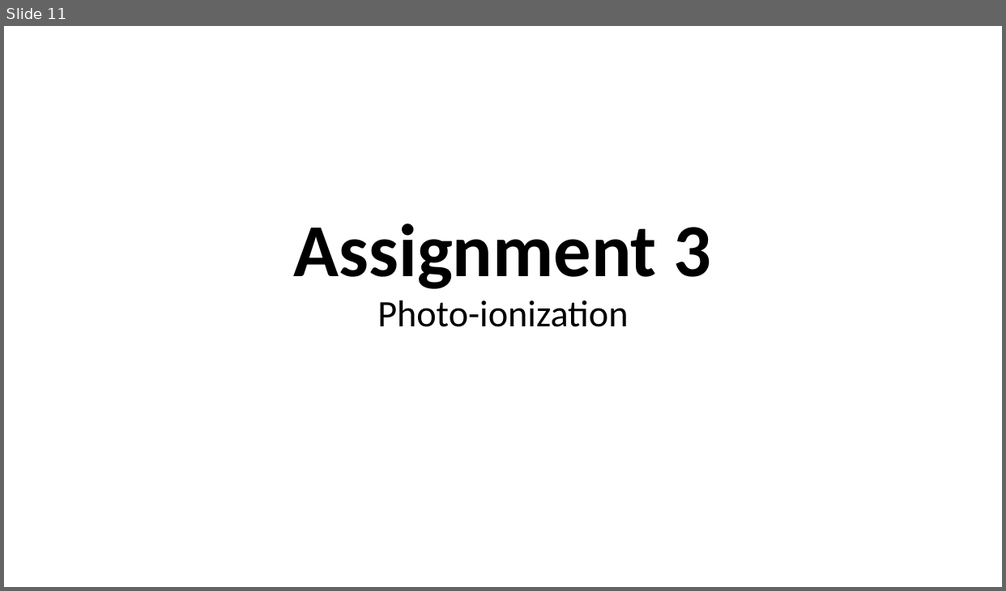
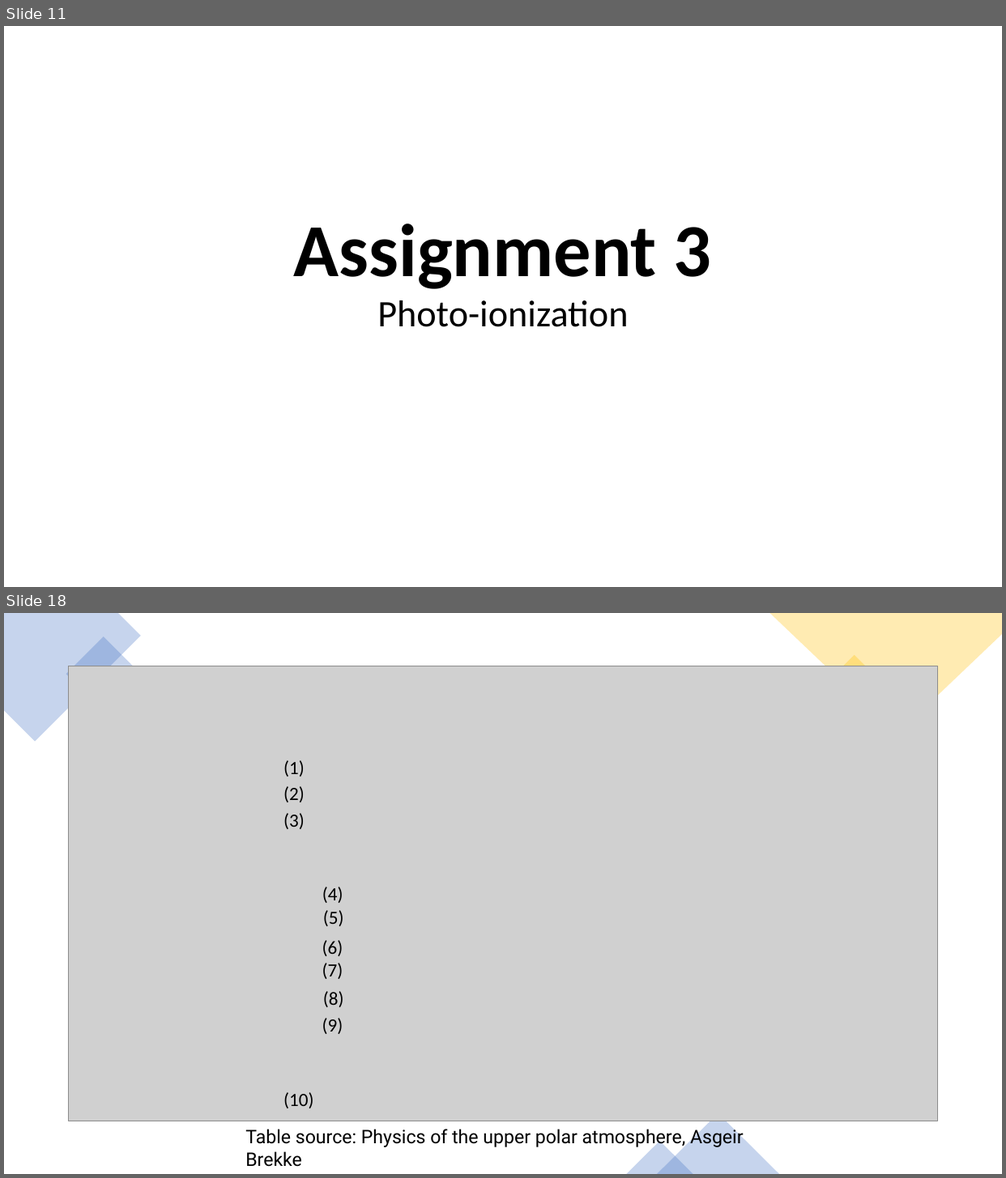
Before and after one commit to tva050/FYS-3003, a slide deck: exam.pptx. Shown one above the other, each under a label of ours: slide 11 before the commit, slides 11 and 18 after it; the slides between them are not shown. The pictures are 1006x591 and 1006x1178 pixels, drawn with LibreOffice and Linux fonts; fonts in the diff are those of the drawing; grey boxes stand for pictures. Boxes give left, top, right and bottom in pixels: in the first picture for what was removed or moved away, otherwise in the second. Text is boxed around its words. In the diff, an @@ line names an element or a change of style, - is before the commit and + after.

```diff
--- a/exam.pptx
+++ b/exam.pptx
@@ slide 18 added at <box>4,613,1002,1174</box>, background #FFFFFF @@
@@ freeform shape added at <box>4,613,141,742</box>, fill #4472C4 at 30% opacity @@
@@ rectangle added at <box>66,636,142,712</box>, fill #4472C4 at 30% opacity @@
@@ freeform shape added at <box>769,613,1002,735</box>, fill #FFC000 at 30% opacity @@
@@ rectangle added at <box>814,655,893,735</box>, fill #FFC000 at 30% opacity @@
@@ picture added at <box>68,666,937,1122</box> @@
@@ text added at <box>283,760,305,777</box>, 18 pt, text #000000 @@
+(1)
@@ text added at <box>283,786,305,803</box>, 18 pt, text #000000 @@
+(2)
@@ text added at <box>283,813,305,829</box>, 18 pt, text #000000 @@
+(3)
@@ text added at <box>322,887,343,903</box>, 18 pt, text #000000 @@
+(4)
@@ text added at <box>323,910,344,926</box>, 18 pt, text #000000 @@
+(5)
@@ text added at <box>322,940,343,956</box>, 18 pt, text #000000 @@
+(6)
@@ text added at <box>322,963,343,979</box>, 18 pt, text #000000 @@
+(7)
@@ text added at <box>323,991,344,1007</box>, 18 pt, text #000000 @@
+(8)
@@ text added at <box>322,1018,343,1034</box>, 18 pt, text #000000 @@
+(9)
@@ text added at <box>283,1093,313,1109</box>, 18 pt, text #000000 @@
+(10)
@@ triangle added at <box>657,1114,779,1174</box>, fill #4472C4 at 30% opacity @@
@@ text added at <box>245,1127,744,1148</box>, 18 pt, text #000000 @@
+Table source: Physics of the upper polar atmosphere, Asgeir Brekke
@@ triangle added at <box>627,1142,693,1174</box>, fill #4472C4 at 30% opacity @@
```
Also in this commit, not shown: 6 slides changed, 15 other slides added, 8 other files.
